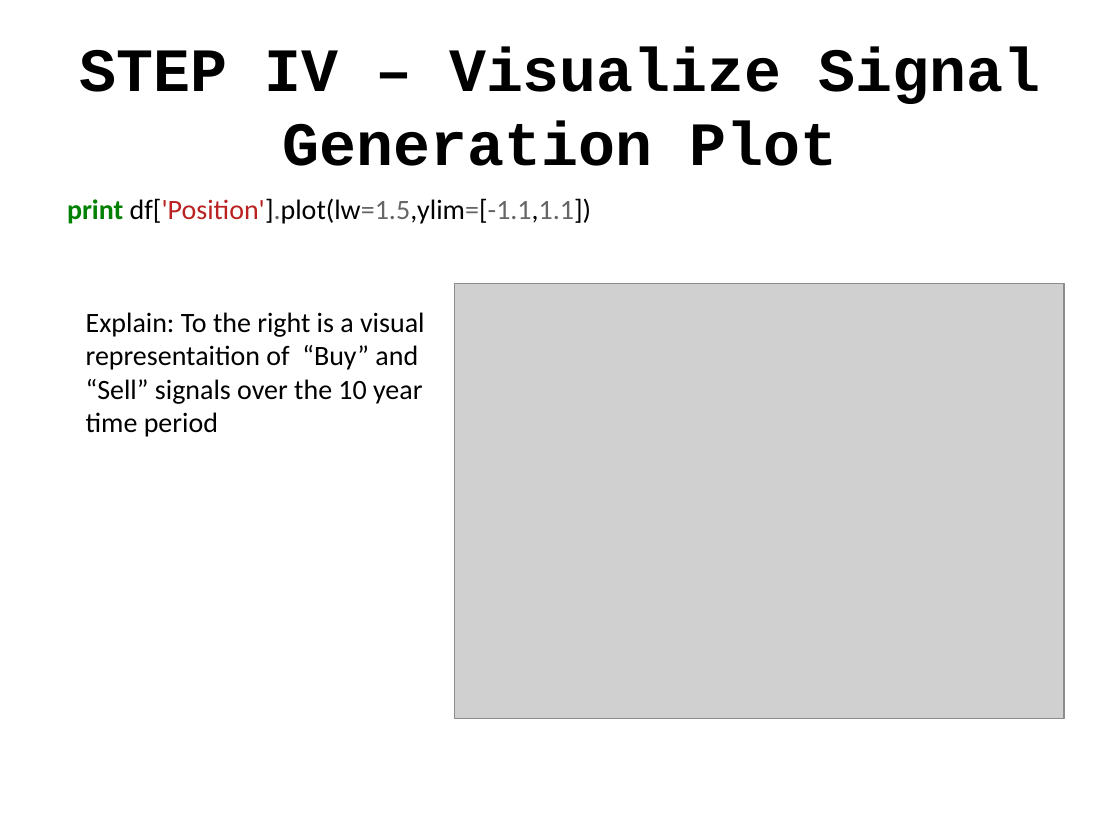
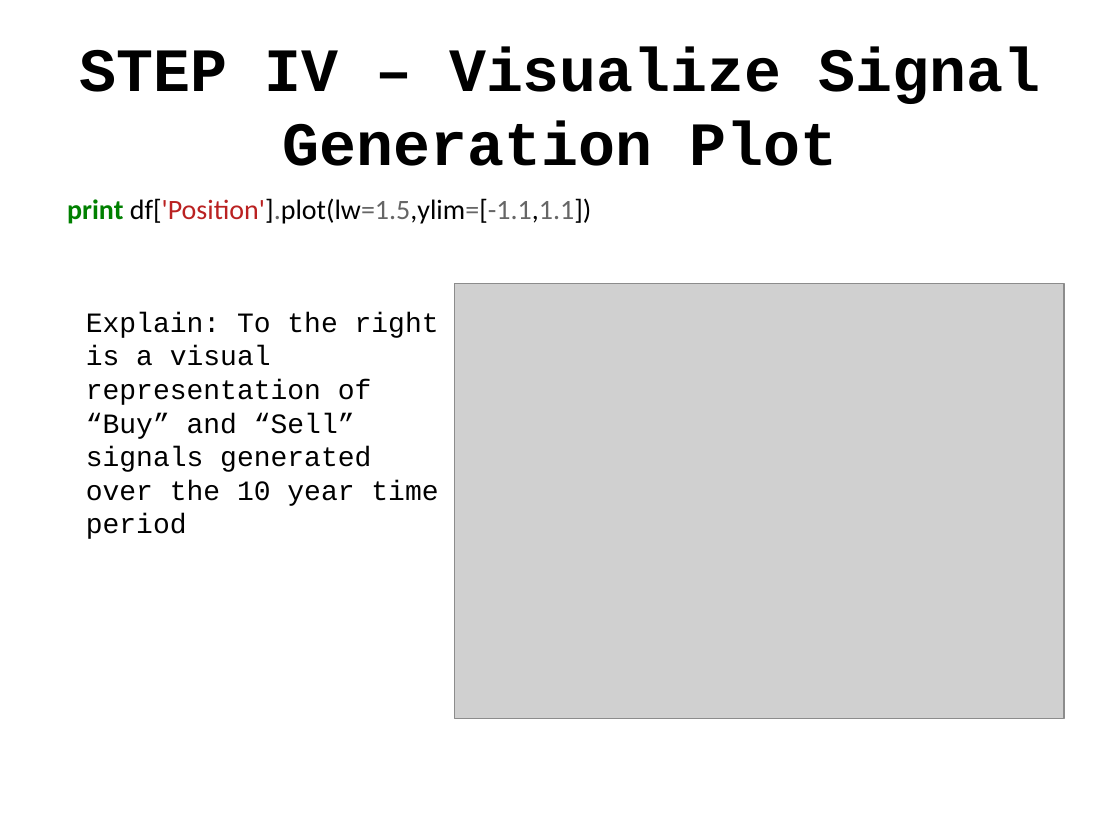
Before and after one commit to jgerarda/ALEXANDER_JASON_G, a slide deck: slide 12 of ALEXANDER_GA DS Final.pptx. Drawn at 1120x840 pixels with LibreOffice and Linux fonts; fonts in the diff are those of the drawing; grey boxes stand for pictures. Boxes give left, top, right and bottom in pixels: in the first picture for what was removed or moved away, otherwise in the second. Text is boxed around its words. In the diff, an @@ line names an element or a change of style, - is before the commit and + after.

```diff
--- a/ALEXANDER_GA DS Final.pptx
+++ b/ALEXANDER_GA DS Final.pptx
@@ text at bbox=[86, 312, 439, 539]: text changed; font Calibri to Courier New @@
-Explain: To the right is a visual representaition of “Buy” and “Sell” signals over the 10 year time period
+Explain: To the right is a visual representation of “Buy” and “Sell” signals generated over the 10 year time period
```
Also in this commit, not shown: 8 other slides changed, 1 other file.
